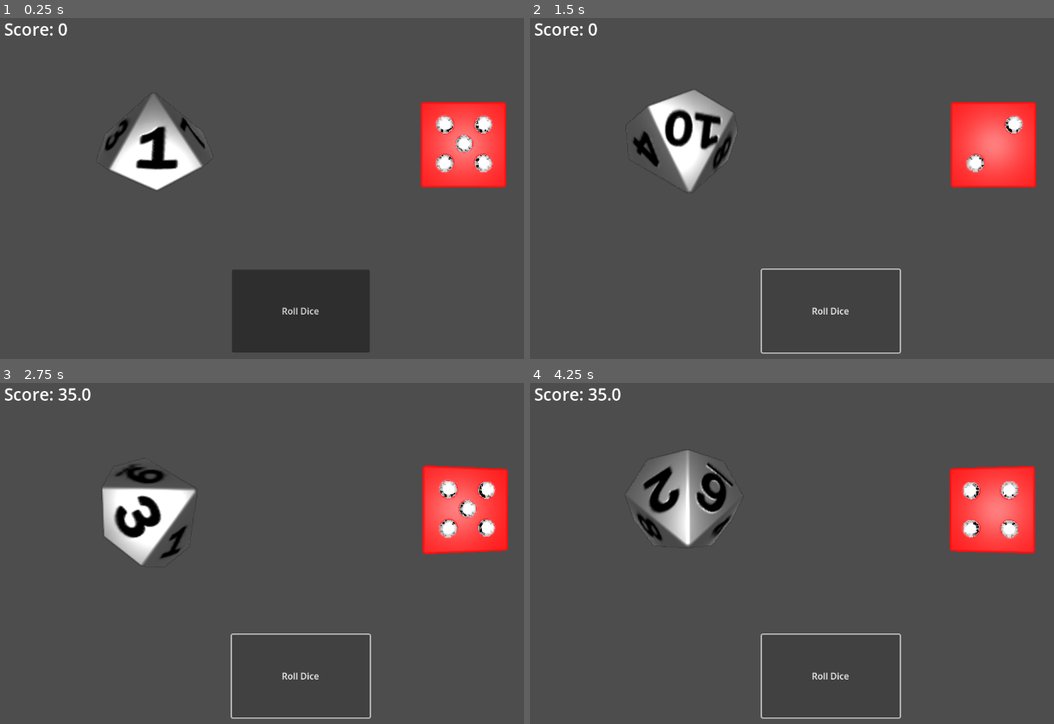
Above: before the commit, frames 1-4 (two rows, left to right).
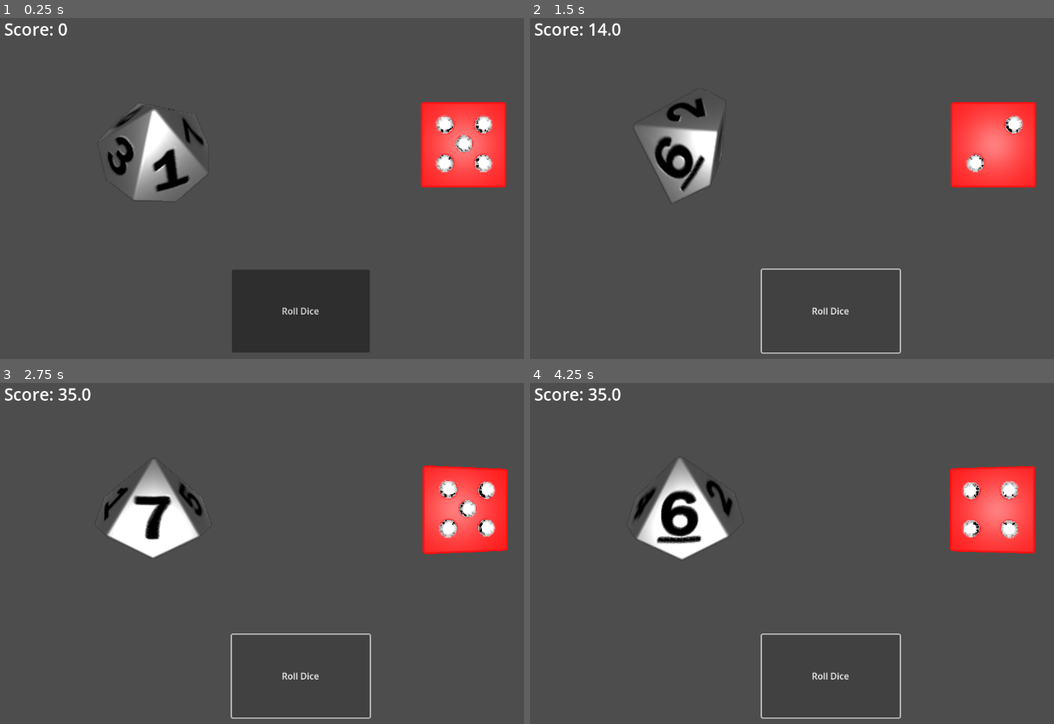
Above: after the commit, the same moments.

Repository: JacksonPearce21/Diceon
Game: Godot game, scene res://Scenes/main_game.tscn
The game is run twice, just before and just after one commit, with the same random seed, the same clock (stepped at 60 frames per second) and the same inputs.
Inputs:
- Up to frame 1 (0.25 s): no input
- Up to frame 2 (1.5 s): click "Roll Dice" at 0.5 s; click "Roll Dice" at 1.25 s
- Up to frame 3 (2.75 s): click "Roll Dice" at 2 s
- Up to frame 4 (4.25 s): tap Enter at 3.5 s

The runs differ from the first frame. In frame 1, 3.2% of the frame differs, in the area x 19-40%, y 22-54%; in frame 2, 3.7%; in frame 3, 3.1%; in frame 4, 3.8%, in the area x 19-40%, y 19-52%.

Commit message:
Dice sides are working
Dice now display the sides that they land on!

Diff:
--- a/Scenes/int_dice.tscn
+++ b/Scenes/int_dice.tscn
@@ -55,6 +55,6 @@
 script = ExtResource("1_fbs7m")
 
 [node name="10Silver_10Silver_1" type="MeshInstance3D" parent="."]
-transform = Transform3D(0.822175, 0.568739, -0.02376, -0.240578, 0.385006, 0.891007, 0.515898, -0.726847, 0.453368, 0, 0, 0)
+transform = Transform3D(1, 0, 0, 0, 1, 0, 0, 0, 1, 0, 0, 0)
 mesh = SubResource("ArrayMesh_x1n5m")
 skeleton = NodePath("")
--- a/Scripts/IntergerDie.gd
+++ b/Scripts/IntergerDie.gd
@@ -1,19 +1,23 @@
 extends Node3D
 
 @export var sides := {
-	1: {"rotation": Vector3(0, 0, 0)},
-	2: {"rotation": Vector3(0, deg_to_rad(90), 0)},
-	3: {"rotation": Vector3(0, deg_to_rad(180), 0)},
-	4: {"rotation": Vector3(0, deg_to_rad(270), 0)},
-	5: {"rotation": Vector3(deg_to_rad(90), 0, 0)},
-	6: {"rotation": Vector3(deg_to_rad(-90), 0, 0)},
-	7: {"rotation": Vector3(deg_to_rad(45), deg_to_rad(45), 0)},
-	8: {"rotation": Vector3(deg_to_rad(-45), deg_to_rad(90), 0)},
-	9: {"rotation": Vector3(deg_to_rad(135), 0, 0)},
-	10: {"rotation": Vector3(deg_to_rad(180), deg_to_rad(180), 0)},
+	1: {"rotation": Vector3(-65, -2, -35)},
+	2: {"rotation": Vector3(62, 177, -3)},
+	3: {"rotation": Vector3(-60, 0, 37)},
+	4: {"rotation": Vector3(61, 179, -145)},
+	5: {"rotation": Vector3(-60, 2, 177)},
+	6: {"rotation": Vector3(60, 179, -75)},
+	7: {"rotation": Vector3(-60, 1, -109)},
+	8: {"rotation": Vector3(62, 179, 72)},
+	9: {"rotation": Vector3(-60, 0, 108)},
+	10: {"rotation": Vector3(60, 177, 140)},
 }
 
 var current_face_value = 1
+
+func _ready() -> void:
+	tween_to_face(current_face_value)
+
 
 func roll():
 	current_face_value = sides.keys().pick_random()
@@ -25,4 +29,4 @@
 		print("Rolling INT to face:", value)
 		var rotation = face_data["rotation"]
 		var tween = create_tween()
-		tween.tween_property(self, "rotation", rotation, 0.8).set_trans(Tween.TRANS_SINE).set_ease(Tween.EASE_OUT)
+		tween.tween_property(self, "rotation_degrees", rotation, 0.8).set_trans(Tween.TRANS_SINE).set_ease(Tween.EASE_OUT)
--- a/Scripts/main_game.gd
+++ b/Scripts/main_game.gd
@@ -10,7 +10,7 @@
 func roll_all_dice():
 	int_dice.roll()
 	mult_dice.roll()
-	await get_tree().create_timer(1.5).timeout
+	await get_tree().create_timer(0.9).timeout
 	calculate_score()
 
 func calculate_score():
